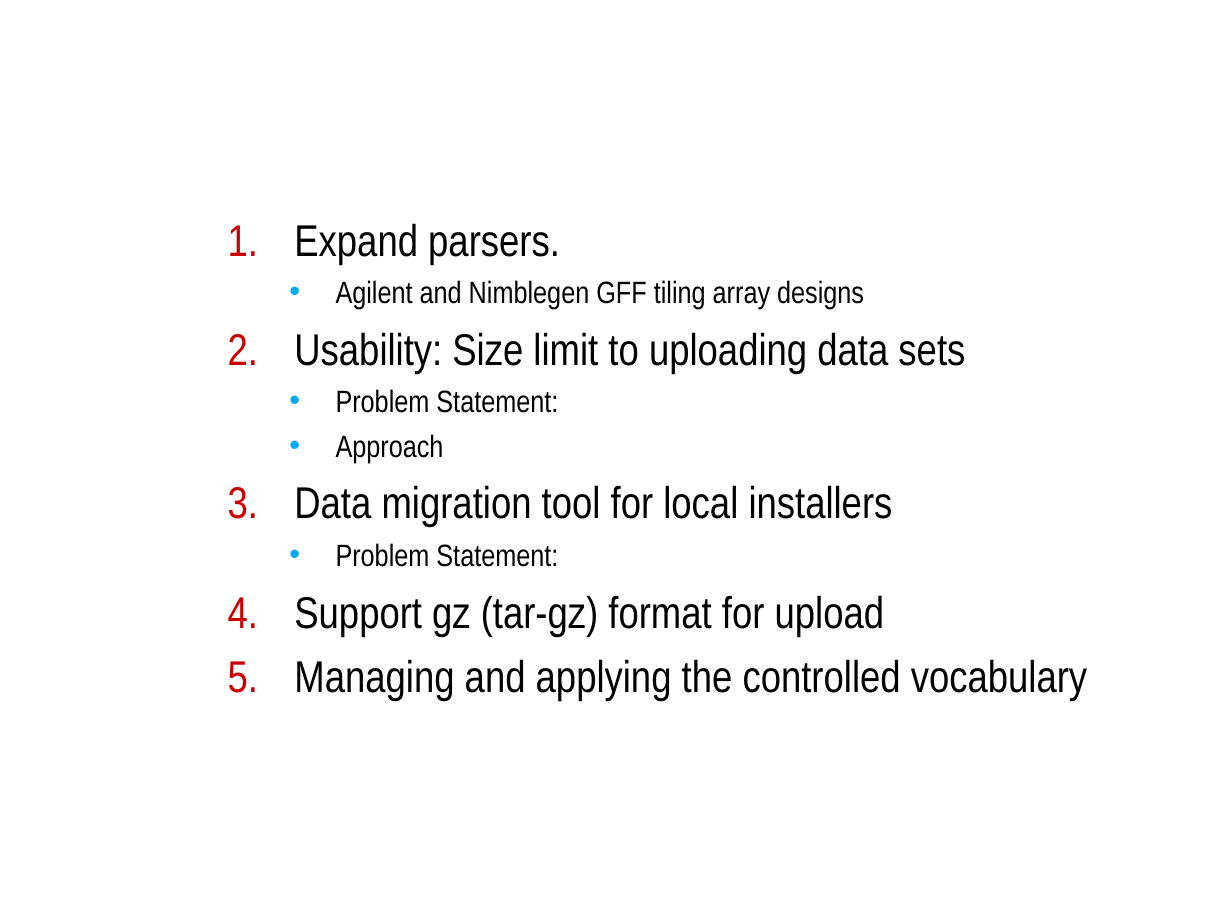
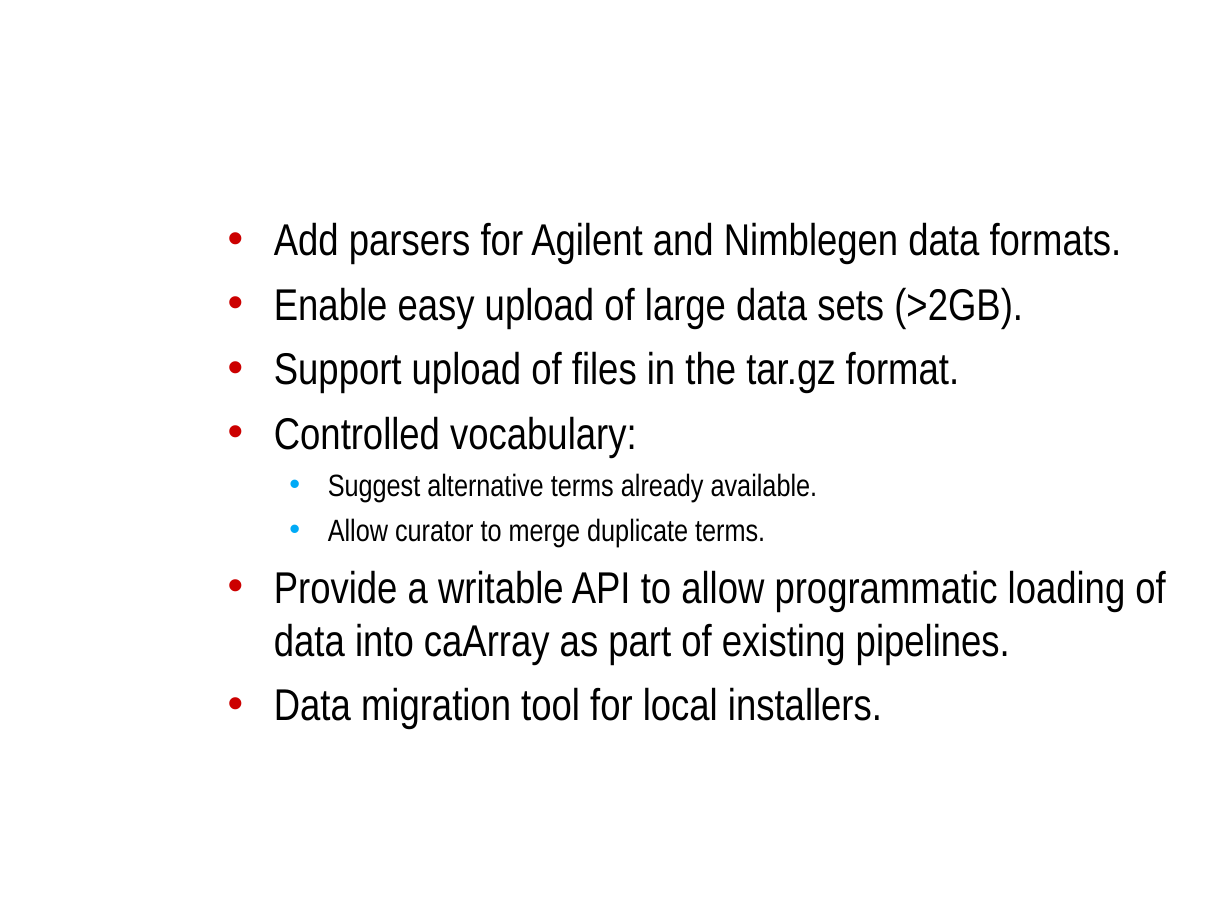
Before and after one commit to NCIP/caarray-docs, a slide deck: slide 11 of project_management/open_meetings/caArray User Community Meeting 2009.06.03.ppt (slide 7 before the commit). Drawn at 1232x924 pixels with LibreOffice and Linux fonts; fonts in the diff are those of the drawing; background and template pictures are left out. Boxes give left, top, right and bottom in pixels: in the first picture for what was removed or moved away, otherwise in the second. Text is boxed around its words. In the diff, an @@ line names an element or a change of style, - is before the commit and + after.

Commit message:
Slides for caArray user community meeting.

```diff
--- a/project_management/open_meetings/caArray User Community Meeting 2009.06.03.ppt
+++ b/project_management/open_meetings/caArray User Community Meeting 2009.06.03.ppt
@@ text at (x1=274, y1=222, x2=1165, y2=729): text changed @@
-1. Expand parsers.
-  • Agilent and Nimblegen GFF tiling array designs
-2. Usability: Size limit to uploading data sets
-  • Problem Statement:
-  • Approach
-3. Data migration tool for local installers
-  • Problem Statement:
-4. Support gz (tar-gz) format for upload
-5. Managing and applying the controlled vocabulary
+• Add parsers for Agilent and Nimblegen data formats.
+• Enable easy upload of large data sets (>2GB).
+• Support upload of files in the tar.gz format.
+• Controlled vocabulary:
+  • Suggest alternative terms already available.
+  • Allow curator to merge duplicate terms.
+• Provide a writable API to allow programmatic loading of data into caArray as part of existing pipelines.
+• Data migration tool for local installers.
```
Also in this commit, not shown: 8 other slides changed, 4 slides added.
